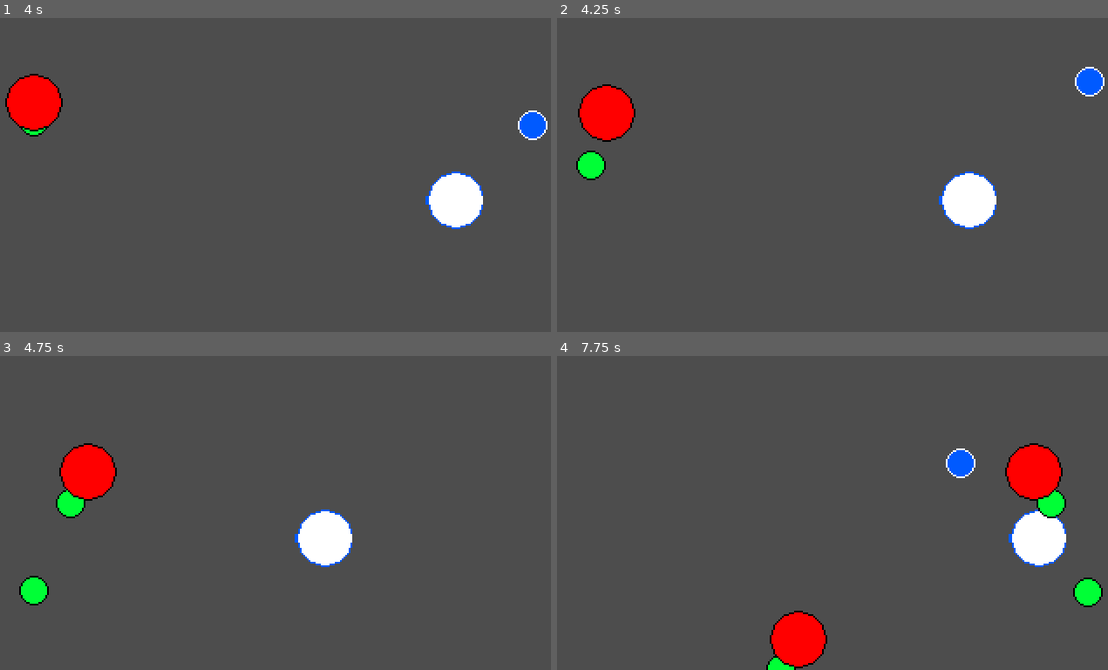
Above: before the commit, frames 1-4 (two rows, left to right).
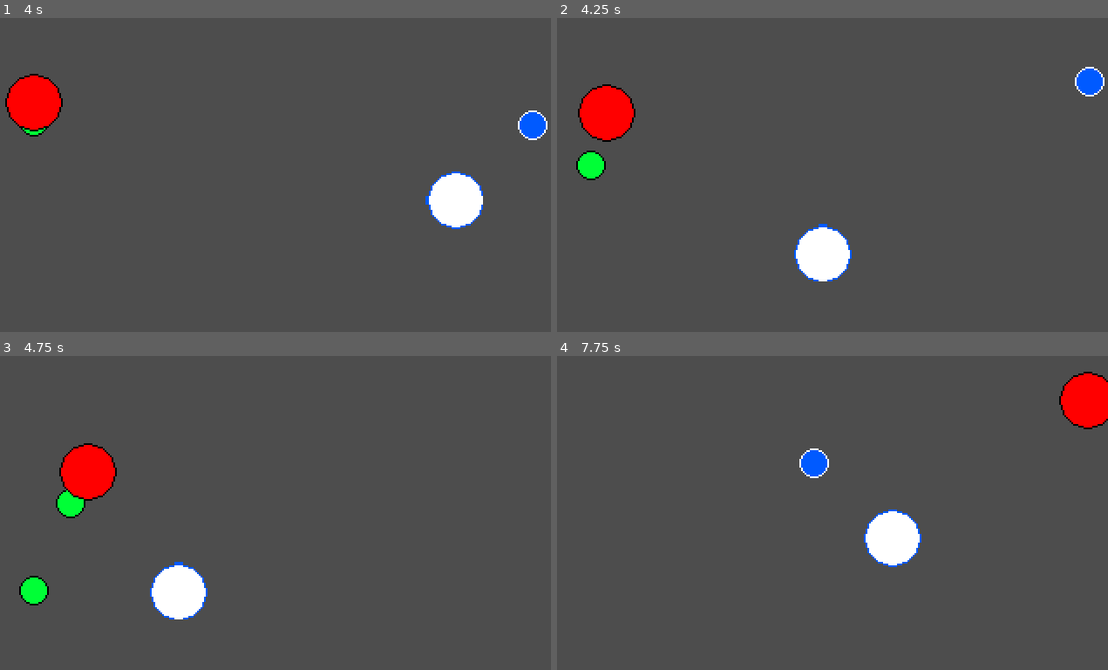
Above: after the commit, the same moments.

Repository: AsMurphy-student/simple-space-shooter
Game: Godot game, scene res://Scenes/Levels/main.tscn
Same seed, same stepped clock (60 frames per second), same inputs: the game is played once before the commit and once after it.
Inputs:
- Up to frame 1 (4 s): tap Enter at 0.5 s; hold Right (move_right) 0.53-1.28 s; hold Space (fire) 0.53-1.28 s; hold Down (move_down) 1.28-2.03 s; tap Space (fire) at 1.35, 2.85 s; hold Right (move_right) 2.03-2.78 s; hold Space (fire) 2.03-2.78 s; hold Up (move_up) 2.78-3.53 s; hold Left (move_left) from 3.53 s (still down); hold Space (fire) from 3.53 s (still down)
- Up to frame 2 (4.25 s): keep holding Left (move_left); keep holding Space (fire); tap R (reset, bound only after the commit) at 4.15 s
- Up to frame 3 (4.75 s): keep holding Left (move_left); release Space (fire) at 4.28 s; tap Space (fire) at 4.35 s
- Up to frame 4 (7.75 s): release Left (move_left) at 5.03 s; hold Down (move_down) 5.03-5.78 s; hold Space (fire) 5.03-5.78 s; hold Right (move_right) 5.78-6.53 s; tap Space (fire) at 5.85, 7.35 s; hold Up (move_up) 6.53-7.28 s; hold Space (fire) 6.53-7.28 s; hold Right (move_right) from 7.28 s (still down)

Frame 1 is identical in both runs. In frame 2, 2.9% of the frame differs, in the area x 43-80%, y 48-84%; in frame 3, 2.9%; in frame 4, 8.7%, in the area x 37-100%, y 5-100%.

Commit message:
Updated Build

Diff:
--- a/shooter/Scripts/main.gd
+++ b/shooter/Scripts/main.gd
@@ -10,7 +10,8 @@
 
 # Called every frame. 'delta' is the elapsed time since the previous frame.
 func _process(_delta):
-	pass
+	if (Input.is_action_pressed("reset")):
+		new_game()
 
 
 func game_over():
@@ -18,6 +19,7 @@
 
 func new_game():
 	score = 0
+	$Player.reset_health()
 	$Player.start($StartPosition.position)
 	$SpawnTimer.start()
 
--- a/shooter/Scripts/player.gd
+++ b/shooter/Scripts/player.gd
@@ -117,3 +117,6 @@
 			# Must be deferred as we can't change physics properties on a physics callback.
 			# Disables collision so signal is only sent once
 			$CollisionShape2D.set_deferred("disabled", true)
+
+func reset_health():
+	health = 3
--- a/shooter/project.godot
+++ b/shooter/project.godot
@@ -51,6 +51,11 @@
 "events": [Object(InputEventKey,"resource_local_to_scene":false,"resource_name":"","device":-1,"window_id":0,"alt_pressed":false,"shift_pressed":false,"ctrl_pressed":false,"meta_pressed":false,"pressed":false,"keycode":0,"physical_keycode":32,"key_label":0,"unicode":32,"echo":false,"script":null)
 ]
 }
+reset={
+"deadzone": 0.5,
+"events": [Object(InputEventKey,"resource_local_to_scene":false,"resource_name":"","device":0,"window_id":0,"alt_pressed":false,"shift_pressed":false,"ctrl_pressed":false,"meta_pressed":false,"pressed":false,"keycode":0,"physical_keycode":82,"key_label":0,"unicode":0,"echo":false,"script":null)
+]
+}
 
 [rendering]
 
Not shown, added: linux-build/Simple-space-shooter.pck
